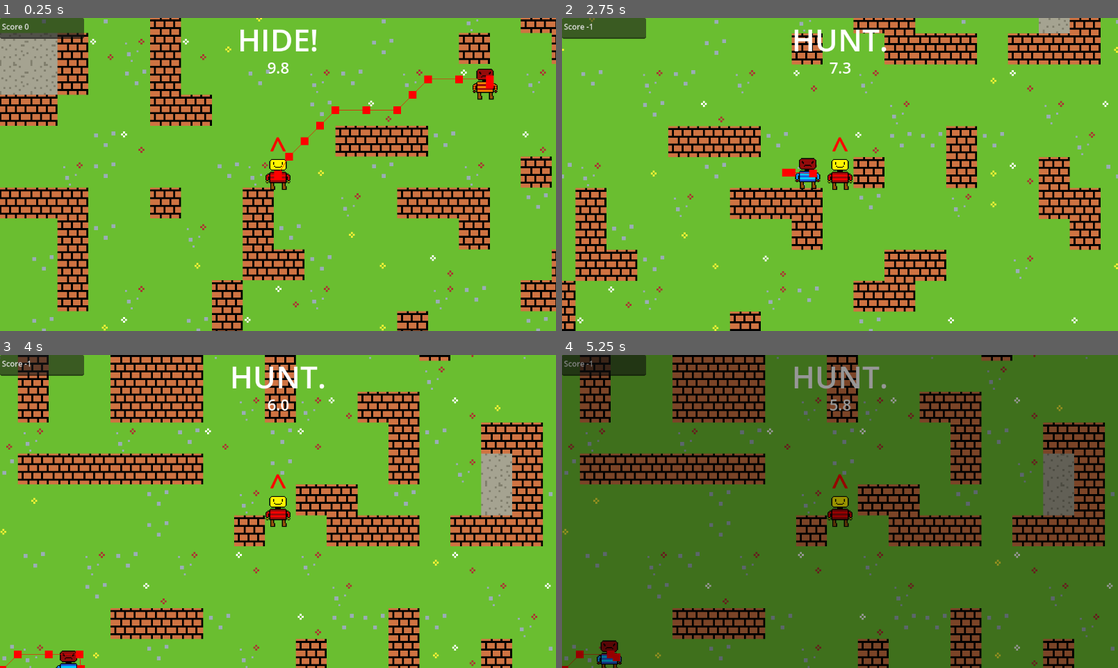
Above: before the commit, frames 1-4 (two rows, left to right).
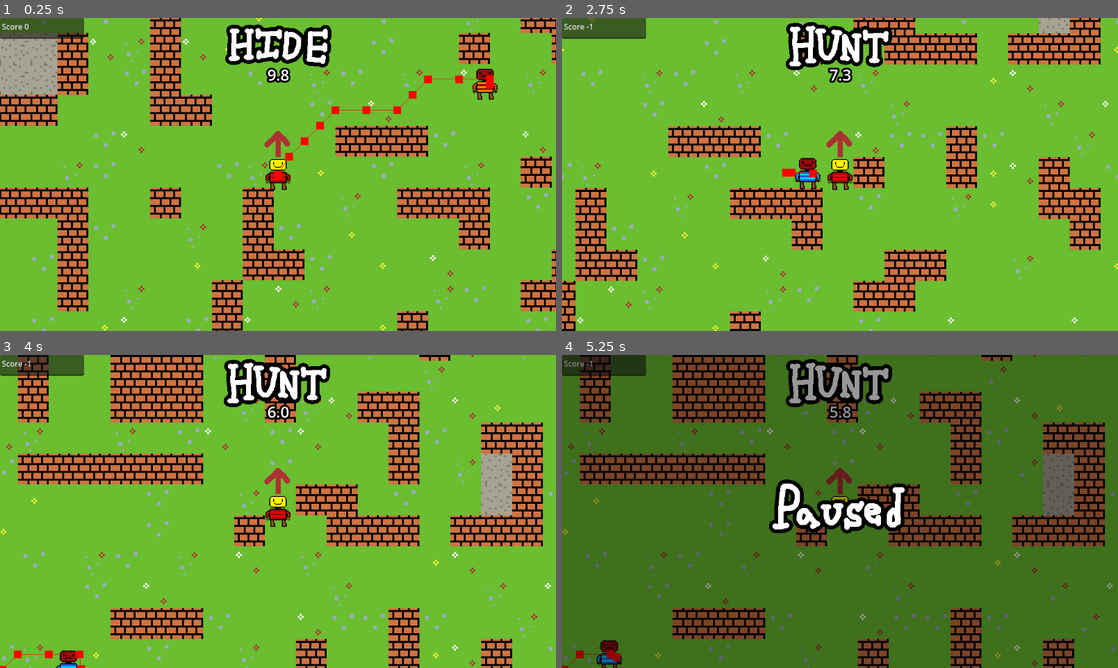
Above: after the commit, the same moments.

Repository: LegoMaster7001/fargo-game-jam-2025
Game: Godot game, scene res://Scenes/Game.tscn
The game is run twice, just before and just after one commit, with the same random seed, the same clock (stepped at 60 frames per second) and the same inputs. This scene is started directly instead of the project's main scene.
Inputs:
- Up to frame 1 (0.25 s): no input
- Up to frame 2 (2.75 s): tap Enter at 0.5 s; hold Right (ui_right) 0.53-1.28 s; hold Space (call_groundies) 0.53-1.28 s; hold Down (ui_down) 1.28-2.03 s; tap E at 1.35 s; hold Right (ui_right) from 2.03 s (still down); hold Space (call_groundies) from 2.03 s (still down)
- Up to frame 3 (4 s): release Right (ui_right) at 2.78 s; release Space (call_groundies) at 2.78 s; hold Up (ui_up) 2.78-3.53 s; tap E at 2.85 s; hold Left (ui_left) from 3.53 s (still down); hold Space (call_groundies) from 3.53 s (still down)
- Up to frame 4 (5.25 s): tap Escape (pause) at 4.15 s; release Space (call_groundies) at 4.28 s; tap E at 4.35 s; tap Space (call_groundies) at 5 s; release Left (ui_left) at 5.03 s; hold Down (ui_down) from 5.03 s (still down); hold Space (call_groundies) from 5.03 s (still down)

The runs differ from the first frame. In frame 1, 2.5% of the frame differs, in the area x 40-60%, y 2-45%; in frame 2, 2.3%; in frame 3, 2.3%; in frame 4, 4.7%, in the area x 37-63%, y 1-58%.

Commit message:
use custom assets

Diff:
--- a/Scenes/hud.tscn
+++ b/Scenes/hud.tscn
@@ -1,19 +1,16 @@
 [gd_scene load_steps=6 format=3 uid="uid://8045sgtb8mph"]
 
 [ext_resource type="Script" uid="uid://cjml38bf5i315" path="res://Scripts/hud.gd" id="1_e0onf"]
+[ext_resource type="Texture2D" uid="uid://bh63y3lp31w4j" path="res://Images/compass_arrow.png" id="3_6fbih"]
 [ext_resource type="Script" uid="uid://doft2q4alty4t" path="res://Scripts/compass.gd" id="3_bjfho"]
-
-[sub_resource type="LabelSettings" id="LabelSettings_fccik"]
-font_size = 64
-font_color = Color(1, 0, 0, 1)
-
-[sub_resource type="LabelSettings" id="LabelSettings_3gfia"]
-font_size = 64
+[ext_resource type="Texture2D" uid="uid://b638owqswovbq" path="res://Images/text/Hide_text_outlined.png" id="4_6fbih"]
 
 [sub_resource type="LabelSettings" id="LabelSettings_e0onf"]
 font_size = 32
+outline_size = 16
+outline_color = Color(0, 0, 0, 1)
 
-[node name="HUD" type="Control" node_paths=PackedStringArray("role_label", "time_label", "scoreBox", "compass", "pause_menu")]
+[node name="HUD" type="Control" node_paths=PackedStringArray("role_texture", "time_label", "scoreBox", "compass")]
 layout_mode = 3
 anchors_preset = 15
 anchor_right = 1.0
@@ -21,11 +18,10 @@
 grow_horizontal = 2
 grow_vertical = 2
 script = ExtResource("1_e0onf")
-role_label = NodePath("RoleLabel")
+role_texture = NodePath("RoleTexture")
 time_label = NodePath("TimeLabel")
 scoreBox = NodePath("Score")
 compass = NodePath("Compass")
-pause_menu = NodePath("")
 
 [node name="Compass" type="Control" parent="."]
 layout_mode = 1
@@ -43,32 +39,13 @@
 pivot_offset = Vector2(20, 20)
 script = ExtResource("3_bjfho")
 
-[node name="Needle" type="Label" parent="Compass"]
-layout_mode = 1
-anchors_preset = 15
-anchor_right = 1.0
-anchor_bottom = 1.0
+[node name="TextureRect" type="TextureRect" parent="Compass"]
+layout_mode = 0
+offset_left = -12.0
 offset_top = -80.0
-offset_bottom = -32.0
-grow_horizontal = 2
-grow_vertical = 2
-text = "^"
-label_settings = SubResource("LabelSettings_fccik")
-horizontal_alignment = 1
-vertical_alignment = 1
-
-[node name="RoleLabel" type="Label" parent="."]
-layout_mode = 1
-anchors_preset = 5
-anchor_left = 0.5
-anchor_right = 0.5
-offset_left = -20.0
-offset_right = 20.0
-offset_bottom = 23.0
-grow_horizontal = 2
-text = "[role]"
-label_settings = SubResource("LabelSettings_3gfia")
-horizontal_alignment = 1
+offset_right = 52.0
+offset_bottom = -16.0
+texture = ExtResource("3_6fbih")
 
 [node name="Score" type="TextEdit" parent="."]
 layout_mode = 0
@@ -80,11 +57,23 @@
 anchors_preset = 5
 anchor_left = 0.5
 anchor_right = 0.5
-offset_left = -20.0
-offset_top = 80.0
-offset_right = 20.0
-offset_bottom = 103.0
+offset_left = -22.0
+offset_top = 95.0
+offset_right = 23.0
+offset_bottom = 140.0
 grow_horizontal = 2
 text = "0.0"
 label_settings = SubResource("LabelSettings_e0onf")
 horizontal_alignment = 1
+
+[node name="RoleTexture" type="TextureRect" parent="."]
+layout_mode = 1
+anchors_preset = 5
+anchor_left = 0.5
+anchor_right = 0.5
+offset_left = -125.0
+offset_top = -18.0
+offset_right = 125.0
+offset_bottom = 132.0
+grow_horizontal = 2
+texture = ExtResource("4_6fbih")
--- a/Scenes/main_menu.tscn
+++ b/Scenes/main_menu.tscn
@@ -1,12 +1,12 @@
-[gd_scene load_steps=12 format=3 uid="uid://8d2q85cflso4"]
+[gd_scene load_steps=12 format=3 uid="uid://ufx7dl6fr7y4"]
 
-[ext_resource type="Script" uid="uid://cqyajja4anlcm" path="res://Scenes/main_menu.gd" id="1_1ehe0"]
+[ext_resource type="Script" path="res://Scenes/main_menu.gd" id="1_1ehe0"]
 [ext_resource type="Texture2D" uid="uid://b4wuj2c3id5bc" path="res://Images/EnemyAngry.png" id="1_28flt"]
 [ext_resource type="Texture2D" uid="uid://d0v4u8wbaq2ur" path="res://Images/PlayerRunAway.png" id="2_48xlc"]
 [ext_resource type="Texture2D" uid="uid://bh8hsv13pmu0f" path="res://Images/MainMenu.png" id="2_opfnp"]
 [ext_resource type="Texture2D" uid="uid://1mpv5uxgxa0e" path="res://Images/EnemyRunAway.png" id="4_ce3w2"]
 [ext_resource type="Texture2D" uid="uid://dej77bbsjks0q" path="res://Images/PlayerAngry.png" id="5_n45e2"]
-[ext_resource type="Texture2D" uid="uid://duc3bgkxq0r8t" path="res://Images/Title_text_outlined.png" id="7_cp0ys"]
+[ext_resource type="Texture2D" uid="uid://duc3bgkxq0r8t" path="res://Images/text/Title_text_outlined.png" id="7_cp0ys"]
 
 [sub_resource type="Animation" id="Animation_n45e2"]
 length = 0.001
--- a/Scenes/pause_menu.tscn
+++ b/Scenes/pause_menu.tscn
@@ -1,7 +1,8 @@
-[gd_scene load_steps=4 format=3 uid="uid://br2piye7aiv3g"]
+[gd_scene load_steps=5 format=3 uid="uid://cqf61m6ckbe5l"]
 
-[ext_resource type="Script" uid="uid://jin8avgk11u1" path="res://Scripts/pause_menu.gd" id="1_k0w1u"]
-[ext_resource type="Shader" uid="uid://drupok4e63aj0" path="res://Scenes/blur.gdshader" id="2_1och7"]
+[ext_resource type="Script" path="res://Scripts/pause_menu.gd" id="1_k0w1u"]
+[ext_resource type="Shader" path="res://Scenes/blur.gdshader" id="2_1och7"]
+[ext_resource type="Texture2D" uid="uid://ij7px2pudh48" path="res://Images/text/paused_text_outlined.png" id="3_1och7"]
 
 [sub_resource type="ShaderMaterial" id="ShaderMaterial_t1xeu"]
 shader = ExtResource("2_1och7")
@@ -35,3 +36,18 @@
 grow_horizontal = 2
 grow_vertical = 2
 color = Color(0, 0, 0, 0.40784314)
+
+[node name="TextureRect" type="TextureRect" parent="."]
+layout_mode = 1
+anchors_preset = 8
+anchor_left = 0.5
+anchor_top = 0.5
+anchor_right = 0.5
+anchor_bottom = 0.5
+offset_left = -150.0
+offset_top = -75.0
+offset_right = 150.0
+offset_bottom = 75.0
+grow_horizontal = 2
+grow_vertical = 2
+texture = ExtResource("3_1och7")
--- a/Scripts/hud.gd
+++ b/Scripts/hud.gd
@@ -2,11 +2,13 @@
 extends Control
 
 const TIME_FORMAT = "%.1f"
+var HIDE_TEXT_TEXTURE = ResourceLoader.load("res://Images/text/Hide_text_outlined.png")
+var HUNT_TEXT_TEXTURE = ResourceLoader.load("res://Images/text/hunt_text_outlined.png")
 
 @export var player: Player
 @export var enemy: Enemy
 
-@export var role_label: Label
+@export var role_texture: TextureRect
 @export var time_label: Label
 @export var scoreBox: TextEdit
 @export var compass: Compass
@@ -37,5 +39,5 @@
 
 func update_text():
 	var text = "HUNT." if Global.player_is_hunter else "HIDE!"
-	role_label.text = text
+	role_texture.texture = HUNT_TEXT_TEXTURE if Global.player_is_hunter else HIDE_TEXT_TEXTURE
 	scoreBox.text = ("Score " + str(Global.score))
Binary file added: Images/compass_arrow.png
Not shown, added: Images/compass_arrow.png.import
Binary file added: Images/text/Game_over_text.png
Not shown, changed: Images/text/Game_over_text.png.import
Binary file added: Images/text/Game_over_text_outlined.png
Not shown, added: Images/text/Game_over_text_outlined.png.import
Binary file added: Images/text/Hide_text.png
Not shown, added: Images/text/Hide_text.png.import
Binary file added: Images/text/Hide_text_outlined.png
Not shown, added: Images/text/Hide_text_outlined.png.import
Renamed: Images/Title_text.png -> Images/text/Title_text.png
Not shown, added: Images/text/Title_text.png.import
(and 11 more such lines)
